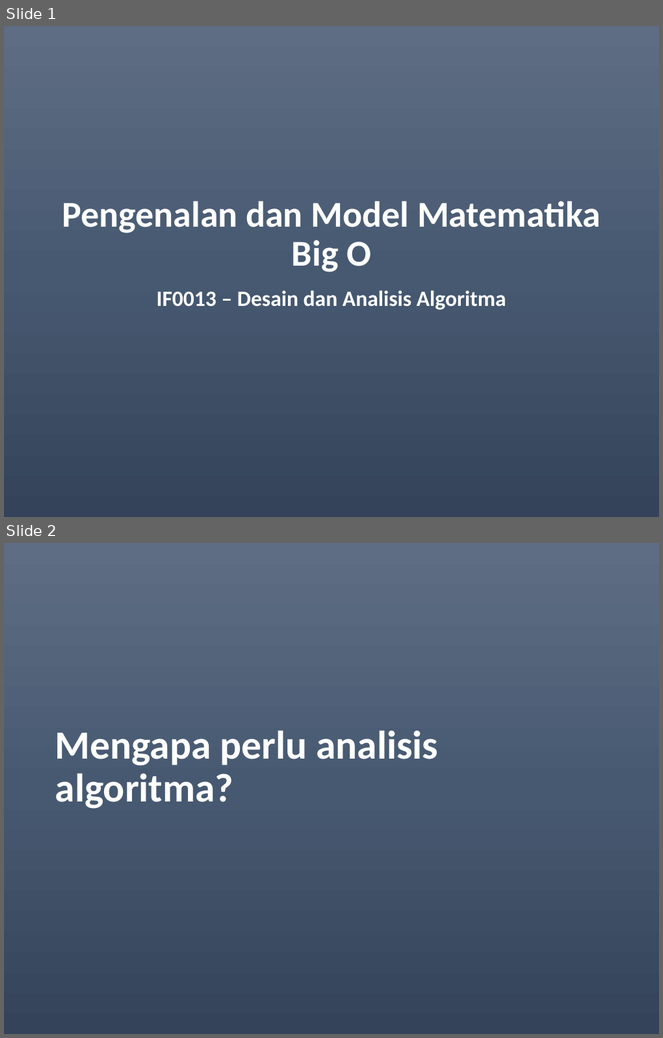
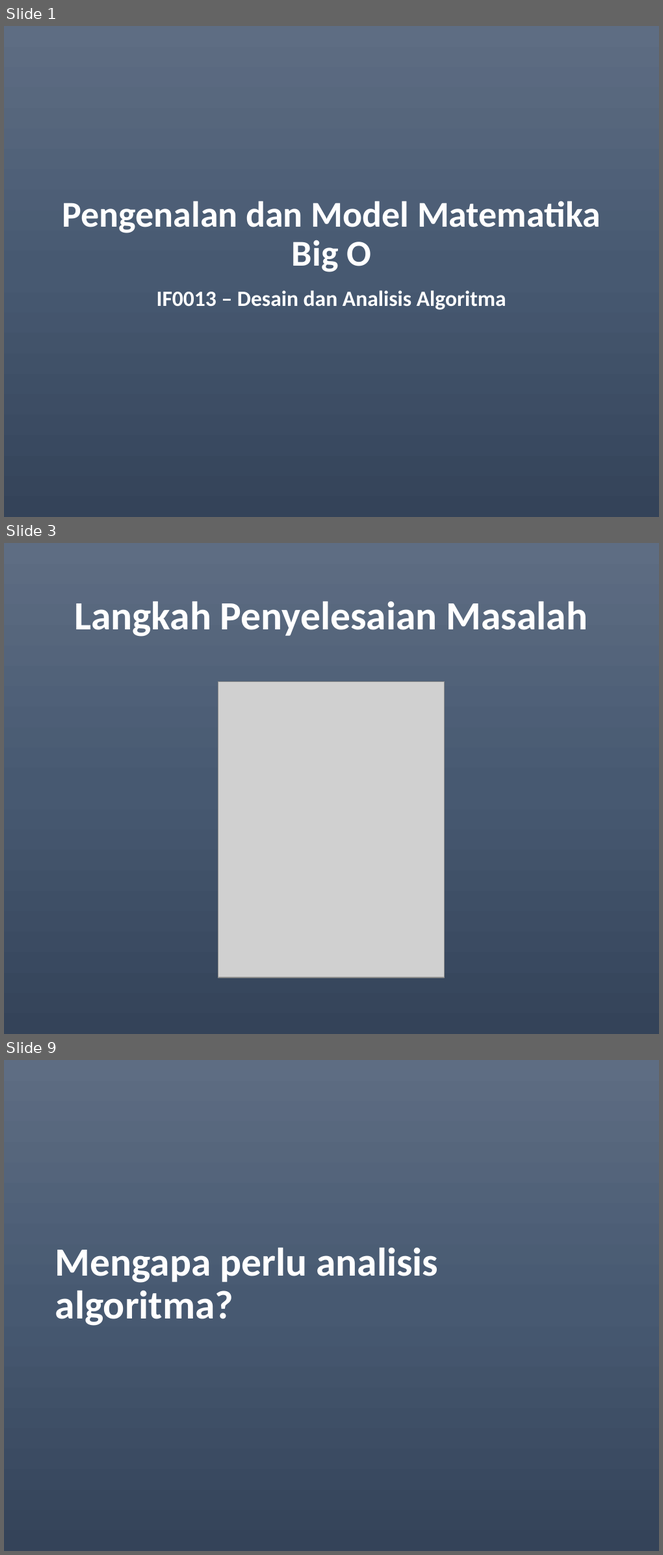
Before and after one commit to blodstone/Analisis-dan-Desain-Algoritma, a slide deck: slides/1 - Pengantar dan Model Matematika Big O.pptx. Shown one above the other, each under a label of ours: slides 1 and 2 before the commit, slides 1, 3 and 9 after it; the slides between them are not shown. The pictures are 663x1038 and 663x1555 pixels, drawn with LibreOffice and Linux fonts; fonts in the diff are those of the drawing; grey boxes stand for pictures; background and template pictures are left out. Boxes give left, top, right and bottom in pixels: in the first picture for what was removed or moved away, otherwise in the second. Text is boxed around its words. In the diff, an @@ line names an element or a change of style, - is before the commit and + after.

```diff
--- a/slides/1 - Pengantar dan Model Matematika Big O.pptx
+++ b/slides/1 - Pengantar dan Model Matematika Big O.pptx
@@ slide 3 added at bbox=[4, 543, 659, 1034], background gradient #5E6D85 to #495A73 to #35445A @@
@@ title added at bbox=[74, 601, 588, 637], 44 pt, text #FFFFFF, bold @@
+Langkah Penyelesaian Masalah
@@ picture added at bbox=[218, 681, 444, 977] @@
@@ what was slide 2 is now slide 9 @@
```
Also in this commit, not shown: 6 other slides added, 1 other file.
